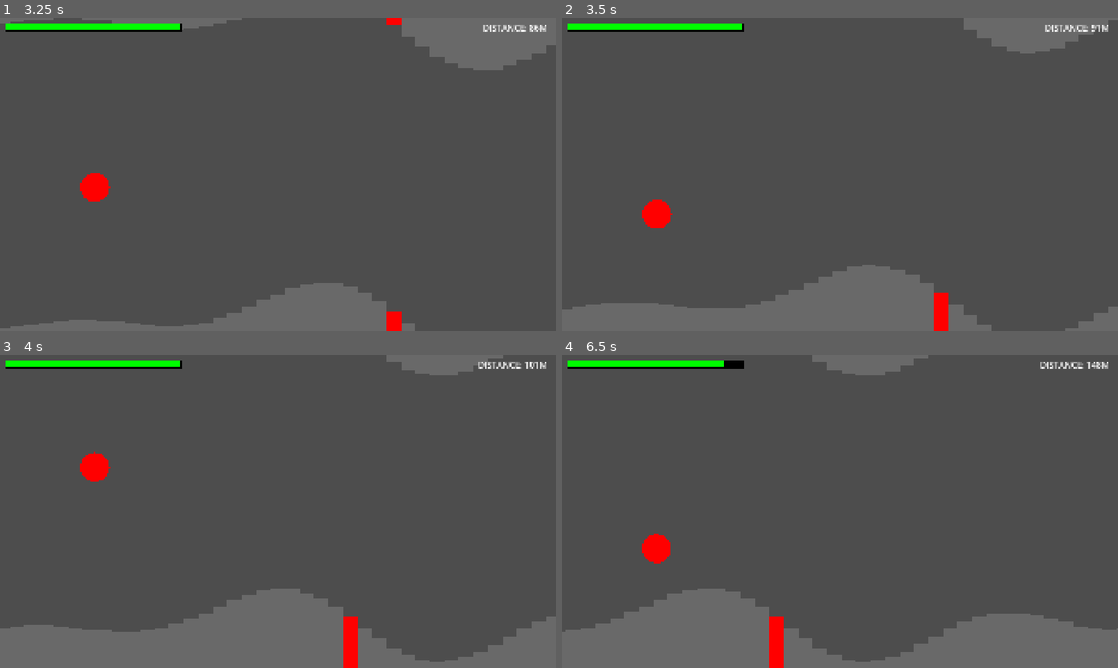
Above: before the commit, frames 1-4 (two rows, left to right).
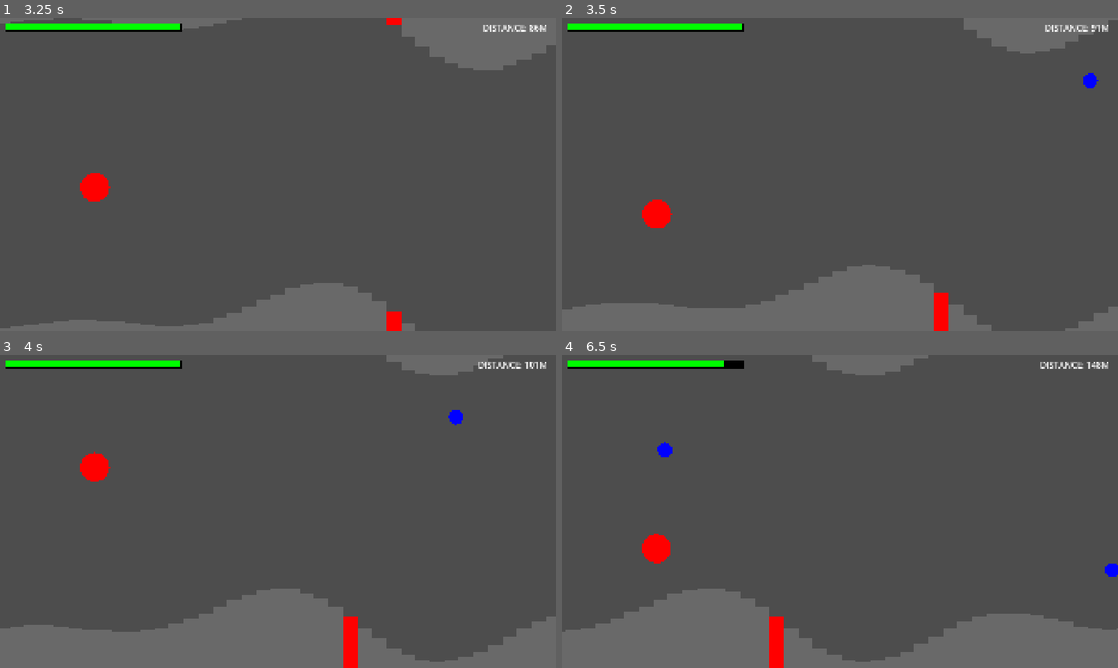
Above: after the commit, the same moments.

Repository: harrisonlee/xarnox-godot
Game: Godot game, scene res://main.tscn
The game is run twice, just before and just after one commit, with the same random seed, the same clock (stepped at 60 frames per second) and the same inputs.
Inputs:
- Up to frame 1 (3.25 s): tap Space (toggle_player_autopilot) every 0.75 s from 0.6 to 2.85 s
- Up to frame 2 (3.5 s): no input
- Up to frame 3 (4 s): tap Space (toggle_player_autopilot) at 3.6 s
- Up to frame 4 (6.5 s): tap Space (toggle_player_autopilot) at 4.35, 5.1, 5.85 s

Frame 1 is identical in both runs. In frame 2, 0.1% of the frame differs, in the area x 93-97%, y 17-23%; in frame 3, 0.1%; in frame 4, 0.2%, in the area x 17-100%, y 27-71%.

Commit message:
Adds basic fyling enemy.
Also updates main script to insert flying enemies at regular intervals.

Diff:
--- /dev/null
+++ b/flying_enemy.gd
@@ -0,0 +1,91 @@
+class_name FlyingEnemy extends CharacterBody2D
+
+## An enemy that flies across the screen horizontally while avoiding terrain.
+## It oscillates vertically to simulate flying.
+
+#-------------------------------------------------------------------------------
+# Exported Variables
+#-------------------------------------------------------------------------------
+## The speed this node travels towards the target in px/s.
+@export var speed: float = 300.0
+## Acceleration in px/s. A value of 0.0 uses no acceleration.
+@export var acceleration: float = 0.0
+## The time it takes to complete a direction change. Smaller values are faster.
+@export var oscillation_time: float = 0.5
+## The intensity of the oscillation. Larger number yield greater distance
+@export var oscillation_amplitude: float = 400.0
+## The direction to fly horizontally
+@export var direction: Direction = Direction.LEFT
+
+
+#-------------------------------------------------------------------------------
+# On-ready Variables
+#-------------------------------------------------------------------------------
+@onready var avoid_area: Area2D = $AvoidArea2D
+@onready var avoid_timer: Timer = $AvoidTimer
+
+
+#-------------------------------------------------------------------------------
+# Enums
+#-------------------------------------------------------------------------------
+enum Direction { LEFT = -1, RIGHT = 1 }
+enum State { FLYING, AVOIDING }
+
+
+#-------------------------------------------------------------------------------
+# Private Variables
+#-------------------------------------------------------------------------------
+var _oscillation_time: float = 0.0
+var _state: State = State.FLYING
+var _avoid_direction: float = 0.0
+
+
+#-------------------------------------------------------------------------------
+# Lifecycle Methods
+#-------------------------------------------------------------------------------
+func _draw() -> void:
+	draw_circle(Vector2.ZERO, 25.0, Color.BLUE)
+
+
+func _physics_process(delta: float) -> void:
+	velocity = _get_next_velocity(delta)
+	move_and_collide(velocity * delta)
+
+
+#-------------------------------------------------------------------------------
+# Signals
+#-------------------------------------------------------------------------------
+func _on_avoid_area_2d_body_entered(body: Node2D) -> void:
+	if !body.is_in_group("walls"): return
+	_avoid_direction = -1.0 if position.y < body.position.y else 1.0
+	_state = State.AVOIDING
+	avoid_timer.start()
+
+
+func _on_avoid_timer_timeout() -> void:
+	_state = State.FLYING
+
+
+#-------------------------------------------------------------------------------
+# Private Methods
+#-------------------------------------------------------------------------------
+func _get_next_velocity(delta: float) -> Vector2:
+	var vel: Vector2 = Vector2.ZERO
+	var speed_x: float = (
+		speed if acceleration == 0.0
+		else clampf(abs(velocity.x) + acceleration * delta, 0.0, speed)
+	)
+	speed_x *= float(direction)
+
+	match _state:
+		State.FLYING:
+			_oscillation_time += delta
+			var oscillation_frequency = (2.0 * PI * _oscillation_time) / oscillation_time
+			vel = Vector2(
+				speed_x,
+				sin(oscillation_frequency) * oscillation_amplitude
+			)
+		State.AVOIDING:
+			vel = Vector2(speed_x, abs(speed_x) * _avoid_direction)
+
+	return vel
--- /dev/null
+++ b/flying_enemy.tscn
@@ -0,0 +1,32 @@
+[gd_scene load_steps=4 format=3 uid="uid://cbhmm3qefmbcv"]
+
+[ext_resource type="Script" uid="uid://crhhjmm8dk1eg" path="res://flying_enemy.gd" id="1_dk4q2"]
+
+[sub_resource type="CircleShape2D" id="CircleShape2D_dk4q2"]
+radius = 25.0
+
+[sub_resource type="CircleShape2D" id="CircleShape2D_yp6i7"]
+radius = 75.0
+
+[node name="FlyingEnemy" type="CharacterBody2D"]
+collision_layer = 16
+collision_mask = 257
+script = ExtResource("1_dk4q2")
+metadata/_edit_group_ = true
+
+[node name="CollisionShape2D" type="CollisionShape2D" parent="."]
+shape = SubResource("CircleShape2D_dk4q2")
+
+[node name="AvoidArea2D" type="Area2D" parent="."]
+collision_layer = 0
+collision_mask = 256
+
+[node name="CollisionShape2D" type="CollisionShape2D" parent="AvoidArea2D"]
+shape = SubResource("CircleShape2D_yp6i7")
+
+[node name="AvoidTimer" type="Timer" parent="."]
+wait_time = 0.5
+one_shot = true
+
+[connection signal="body_entered" from="AvoidArea2D" to="." method="_on_avoid_area_2d_body_entered"]
+[connection signal="timeout" from="AvoidTimer" to="." method="_on_avoid_timer_timeout"]
--- a/main.gd
+++ b/main.gd
@@ -15,6 +15,8 @@
 var _current_viewport_rect: Rect2 = Rect2()
 var _tunnel_origin_y: float = 0.0
 var _player_distance_scale: float = 0.1
+var _last_enemy_generation_time: float = 0.0
+var _flying_enemy_scene: PackedScene = preload("res://flying_enemy.tscn")
 
 
 #-------------------------------------------------------------------------------
@@ -34,7 +36,8 @@
 
 
 # Called every frame. 'delta' is the elapsed time since the previous frame.
-func _process(_delta: float) -> void:
+func _process(delta: float) -> void:
+	_last_enemy_generation_time += delta
 	hud.set_player_distance(player.position.x * _player_distance_scale)
 	tunnel_generator.generate_tunnel(
 		player_camera.get_visible_rect(),
@@ -60,7 +63,15 @@
 
 
 func _on_tunnel_generator_created_tile(opening: Rect2) -> void:
-	pass # Replace with function body.
+	var adjusted_opening = opening.grow_individual(0.0, -25.0, 0.0, -25.0)
+	if _last_enemy_generation_time > 3.0:
+		var flyingEnemy: FlyingEnemy = _flying_enemy_scene.instantiate()
+		flyingEnemy.position = Vector2(
+			adjusted_opening.get_center().x,
+			randf_range(adjusted_opening.position.y, adjusted_opening.end.y)
+		)
+		add_child(flyingEnemy)
+		_last_enemy_generation_time = 0.0
 
 
 func _on_tunnel_generator_transitioned_generator(generator_name: String) -> void:
--- a/project.godot
+++ b/project.godot
@@ -69,6 +69,7 @@
 
 2d_physics/layer_1="Player"
 2d_physics/layer_2="Player Weapons"
+2d_physics/layer_5="Enemies"
 2d_physics/layer_9="Walls"
 
 [rendering]
Not shown, added: flying_enemy.gd.uid
